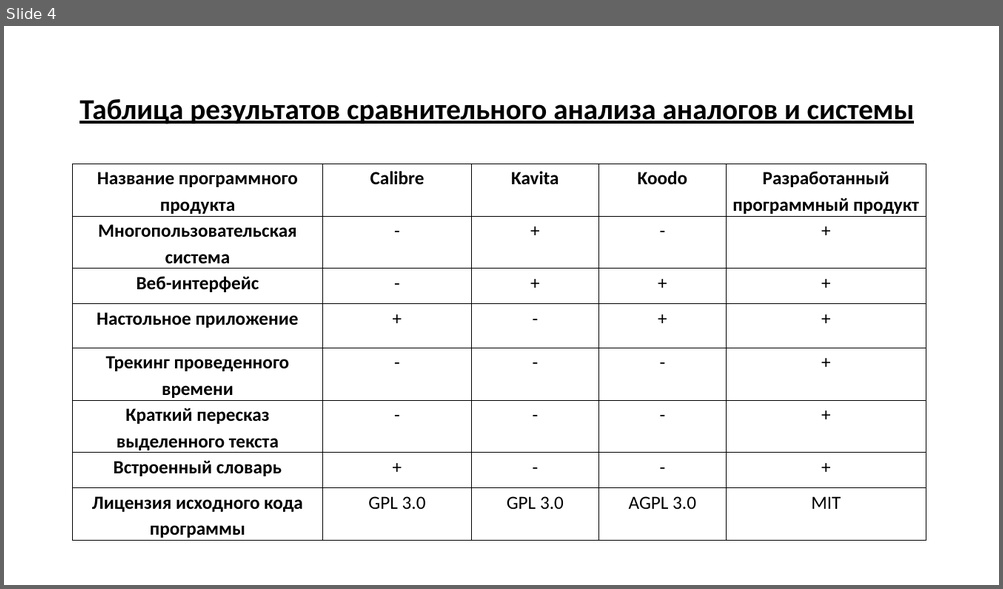
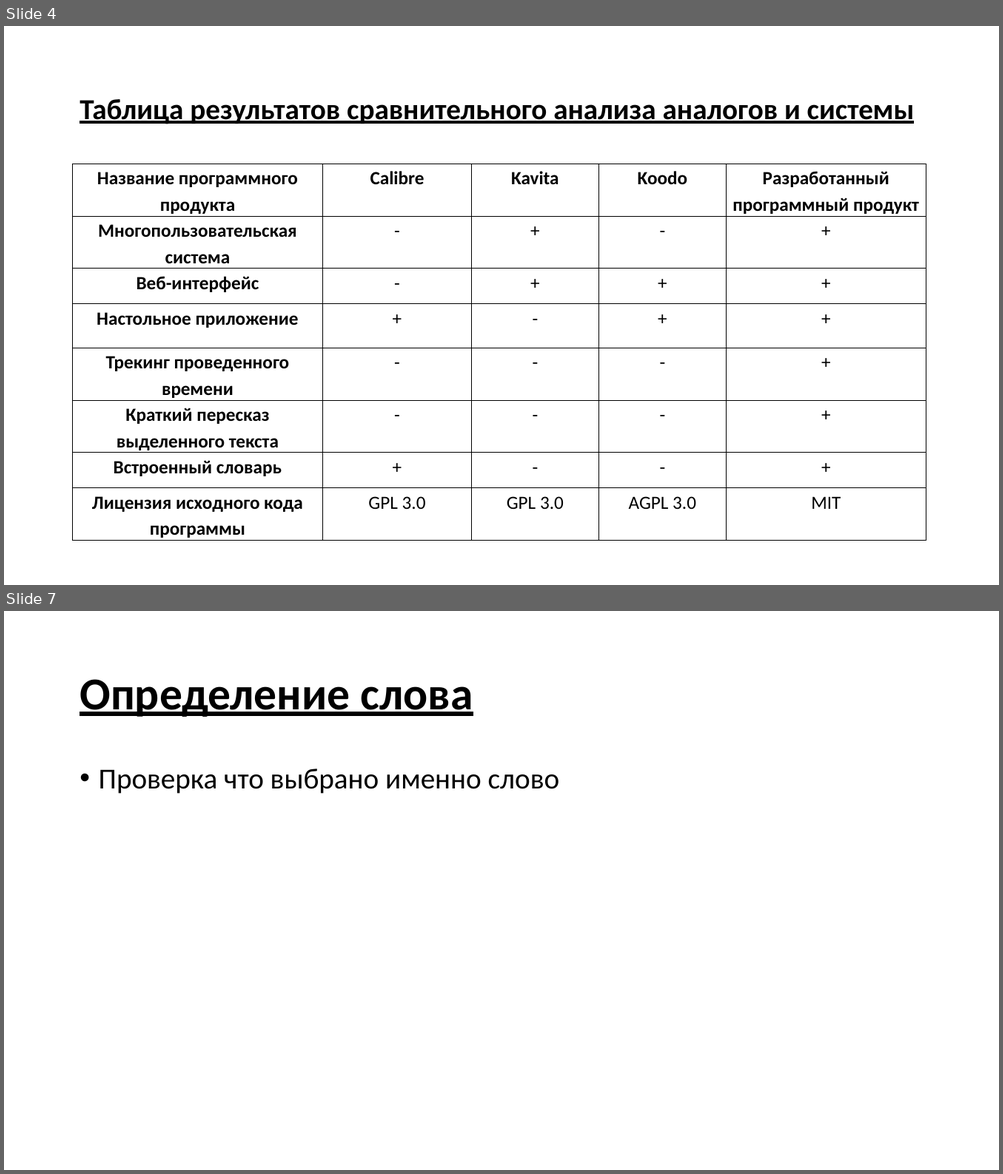
Before and after one commit to an-nguen/UlstuGradWork, a slide deck: docs/Презентация.pptx. Shown one above the other, each under a label of ours: slide 4 before the commit, slides 4 and 7 after it; the slides between them are not shown. The pictures are 1003x589 and 1003x1174 pixels, drawn with LibreOffice and Linux fonts; fonts in the diff are those of the drawing. Boxes give left, top, right and bottom in pixels: in the first picture for what was removed or moved away, otherwise in the second. Text is boxed around its words. In the diff, an @@ line names an element or a change of style, - is before the commit and + after.

```diff
--- a/docs/Презентация.pptx
+++ b/docs/Презентация.pptx
@@ slide 7 added at bbox=[4, 611, 999, 1170], background #FFFFFF @@
@@ title added at bbox=[79, 679, 473, 717], 44 pt, text #000000, bold, underline @@
+Определение слова
@@ text added at bbox=[99, 769, 560, 794], 28 pt, text #000000 @@
+• Проверка что выбрано именно слово
```
Also in this commit, not shown: 1 slide changed, 1 other slide added, 4 other files.
